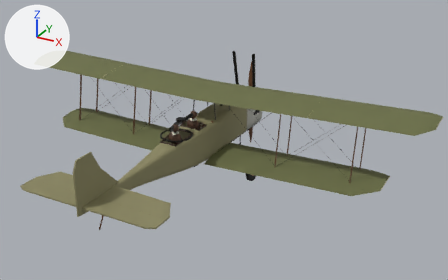
Two versions of the glTF model public/models/re8.glb, one commit apart.
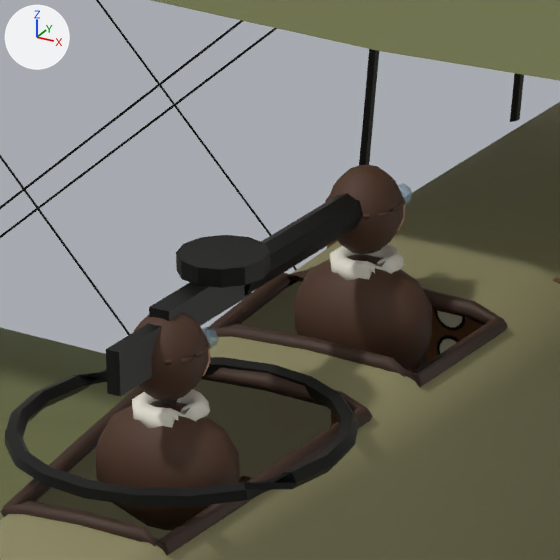
Old and new are each drawn whole from a 50 mm camera at (8.7, -15.16, 7.29) aimed at (0.83, -0.84, 0.12) and again close up on the part from 36% to 47% of the width and 34% to 53% of the height. The axes (+X, +Y, +Z) are drawn at upper left. The lights are the same throughout. The older version's two pictures come first. Where no turn or scale is listed for an object, it has been applied to the vertices. Vertices at exactly the same position are counted once.

In view in the first close-up: 'Coaming', 'CockpitInterior', 'Fuselage', 'Gauge_Compass', 'Gun_Flexible', 'Gunner_Figure', 'Guns', 'Pilot_Figure', 'Struts', 'Wing_Lower_L', 'Wing_Upper_L', 'Wing_Upper_R', 'Wires' and 3 more.
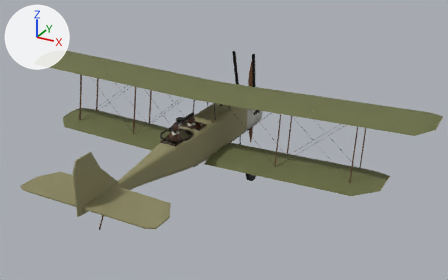
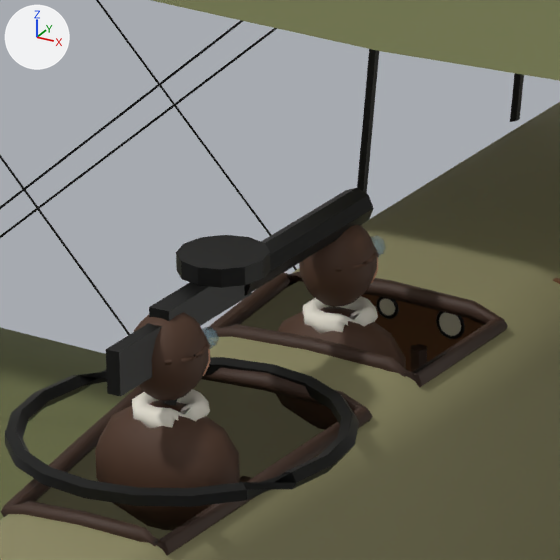
What differs and where, as boxes (x1, y1, x2, y2) in the close-ups (560 x 560 px):
'Pilot_Figure', moved
    before: (294, 165, 432, 370)
    after: (275, 225, 406, 430)
'Gauge_Compass', moved
    before: (440, 339, 456, 353)
    after: (439, 312, 461, 336)

What the commit changed:
me_pilot_figure is used by ob_pilot_figure; location (0.0, 0.0, 0.0).
me_pilot_figure had 304 vertices, 588 faces and spanned x -0.205..0.205, y -1.28..-1.0, z 0.38..0.97.
me_pilot_figure now has 304 vertices, 588 faces and spans x -0.205..0.205, y -1.42..-1.14, z 0.28..0.87.
me_pilot_figure part 1: the whole mesh is moved by (0.0, -0.14, -0.1).
Object 'Gauge_Compass' (ob_gauge_compass) moves from (0.0, -0.703, 0.29) to (0.0, -0.703, 0.37).
